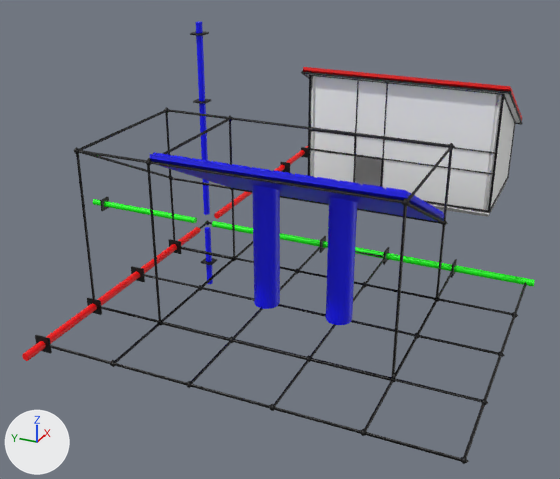
An edit to the FBX model public/assets/Intersecciones/Panel Solar-2.fbx, drawn before and after from the same camera.
One viewpoint serves both versions: a 50 mm lens placed at (-3.4, -1.97, 1.67), pointed at (-0.14, -0.5, 0.04). The axes (+X, +Y, +Z) are drawn at lower left. The lights are the same throughout. Where no turn or scale is listed for an object, it has been applied to the vertices.
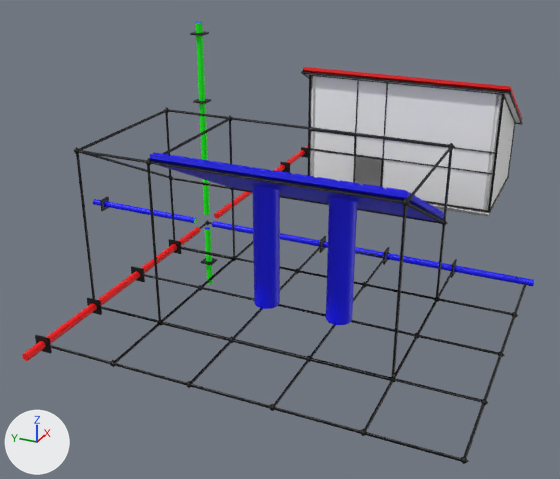
Diff of the bpy script that builds the scene:
```diff
--- a/public/assets/Intersecciones/Panel Solar-2.fbx.py
+++ b/public/assets/Intersecciones/Panel Solar-2.fbx.py
@@ me_mesh_220 @@
 me_mesh_220.from_pydata(...)  # 16 vertices, 8 faces; spans x -0.02..0.02, y -1.73..-0.04, z -0.03..0.0
-me_mesh_220.materials.append(mat_verde)  # green #00ff00
+me_mesh_220.materials.append(mat_azul)  # blue #0000ff
@@ me_mesh_211 @@
 me_mesh_211.from_pydata(...)  # 16 vertices, 8 faces; spans x -0.017..0.017, y -0.017..0.017, z -0.388..-0.049
-me_mesh_211.materials.append(mat_azul)  # blue #0000ff
+me_mesh_211.materials.append(mat_verde)  # green #00ff00
@@ me_mesh_208 @@
 me_mesh_208.from_pydata(...)  # 16 vertices, 8 faces; spans x -0.017..0.017, y -0.017..0.017, z 0.038..1.053
-me_mesh_208.materials.append(mat_azul)  # blue #0000ff
+me_mesh_208.materials.append(mat_verde)  # green #00ff00
@@ me_mesh_223 @@
 me_mesh_223.from_pydata(...)  # 16 vertices, 8 faces; spans x -0.017..0.017, y 0.075..0.752, z -0.034..0.0
-me_mesh_223.materials.append(mat_verde)  # green #00ff00
+me_mesh_223.materials.append(mat_azul)  # blue #0000ff
```

Pixel boxes [x1, y1, x2, y2] of what changed, in the pictures (560 x 479 px):
'polySurface30', recoloured (green to blue)
    both: [212, 221, 535, 287]
'polySurface18', recoloured (blue to green)
    both: [196, 22, 210, 215]
'polySurface33', recoloured (green to blue)
    both: [93, 199, 195, 223]
'polySurface21', recoloured (blue to green)
    both: [205, 228, 213, 284]
